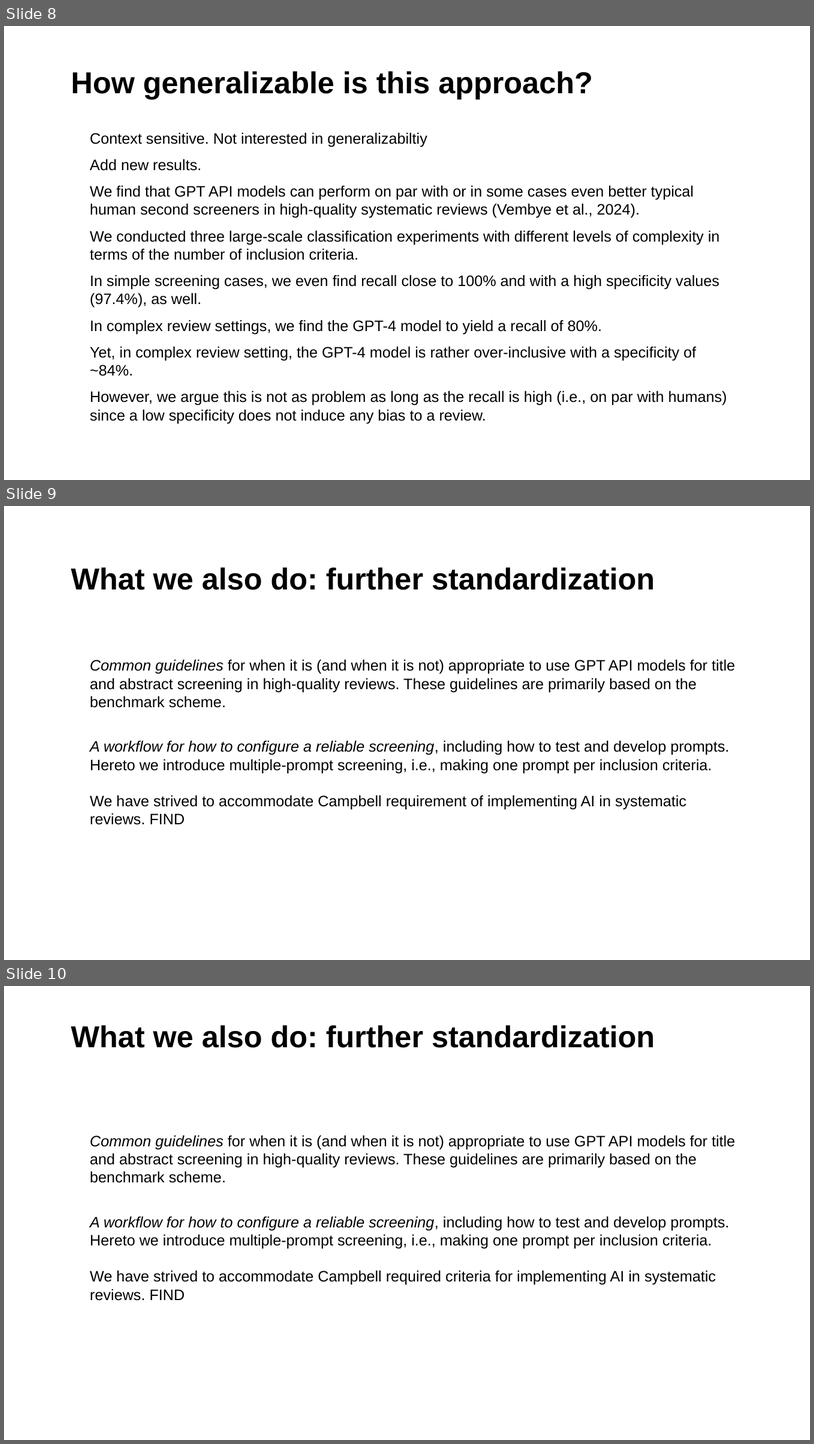
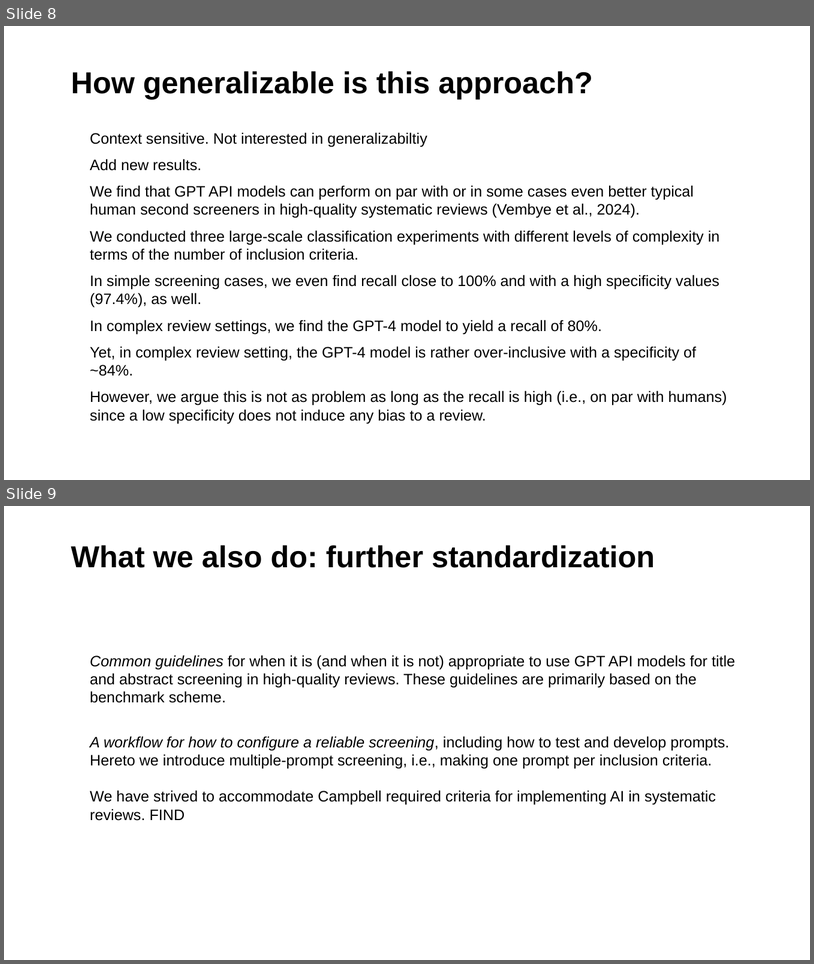
Before and after one commit to MikkelVembye/SRMA-SIG-presentation, a slide deck: SRMA SIG presentation 2024 .potx.pptx. Shown one above the other, each under a label of ours: slides 8, 9 and 10 before the commit, slides 8 and 9 after it. The pictures are 814x1444 and 814x964 pixels, drawn with LibreOffice and Linux fonts; fonts in the diff are those of the drawing; background and template pictures are left out. Boxes give left, top, right and bottom in pixels: in the first picture for what was removed or moved away, otherwise in the second. Text is boxed around its words. In the diff, an @@ line names an element or a change of style, - is before the commit and + after.

```diff
--- a/SRMA SIG presentation 2024 .potx.pptx
+++ b/SRMA SIG presentation 2024 .potx.pptx
@@ slide 9 removed at <box>4,506,810,960</box>, background #FFFFFF @@
@@ title removed at <box>71,567,655,590</box> @@
-What we also do: further standardization
@@ text removed at <box>90,659,735,825</box> @@
-• Common guidelines for when it is (and when it is not) appropriate to use GPT API models for title and abstract screening in high-quality reviews. These guidelines are primarily based on the benchmark scheme.
-• A workflow for how to configure a reliable screening, including how to test and develop prompts. Hereto we introduce multiple-prompt screening, i.e., making one prompt per inclusion criteria.
-• We have strived to accommodate Campbell requirement of implementing AI in systematic reviews. FIND
@@ what was slide 10 is now slide 9 @@
```
Also in this commit, not shown: 2 slides changed, 9 other files.
